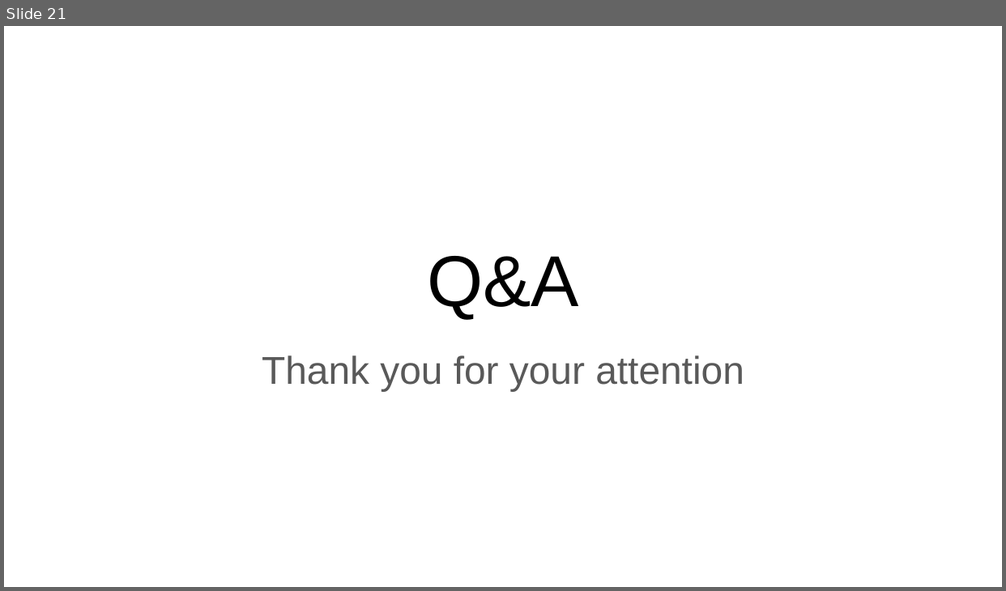
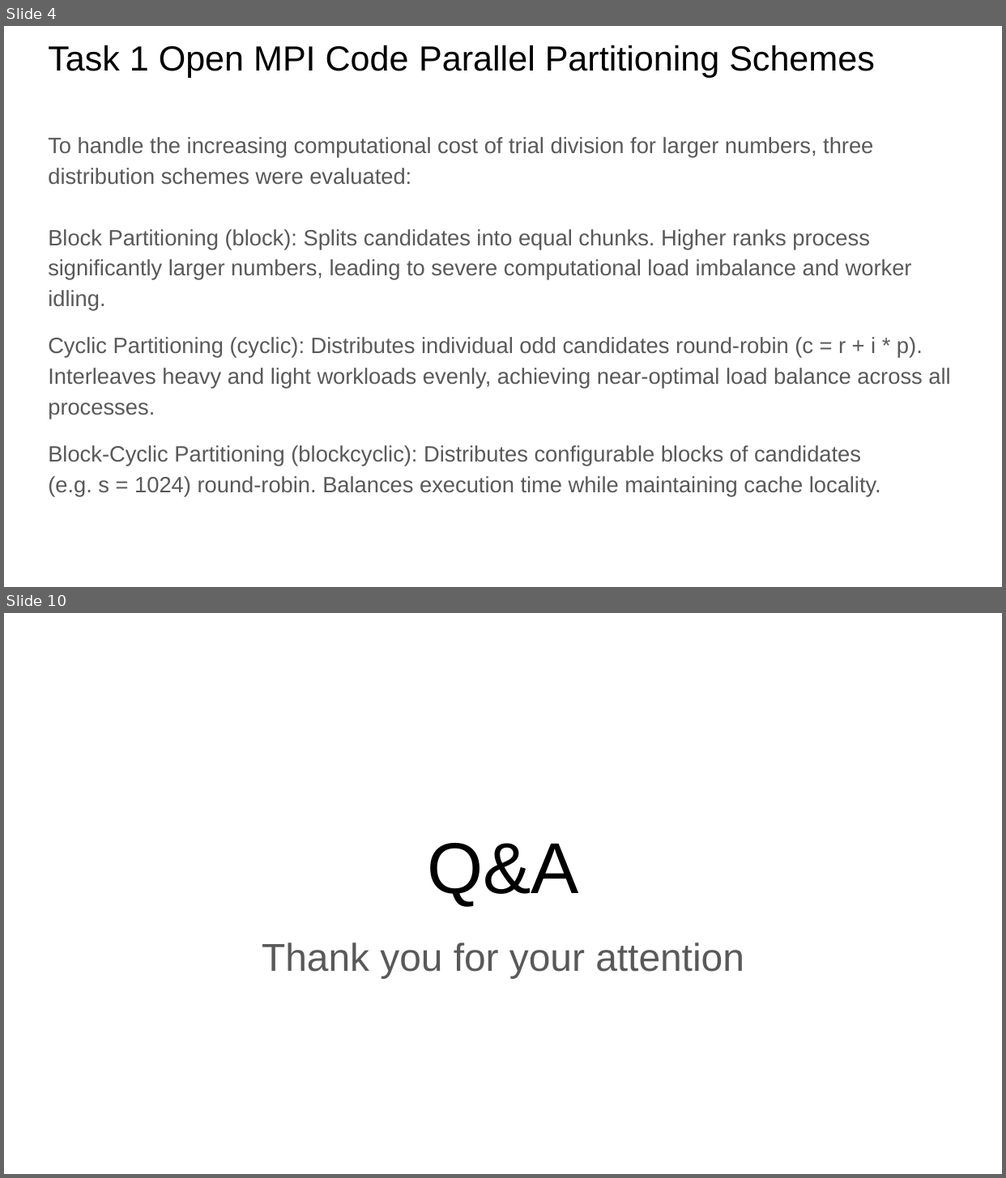
Before and after one commit to loolishen/FIT3143_Lab1, a slide deck: lab_2/FIT3143 Lab 2.pptx. Shown one above the other, each under a label of ours: slide 21 before the commit, slides 4 and 10 after it; the slides between them are not shown. The pictures are 1006x591 and 1006x1178 pixels, drawn with LibreOffice and Linux fonts; fonts in the diff are those of the drawing. Boxes give left, top, right and bottom in pixels: in the first picture for what was removed or moved away, otherwise in the second. Text is boxed around its words. In the diff, an @@ line names an element or a change of style, - is before the commit and + after.

```diff
--- a/lab_2/FIT3143 Lab 2.pptx
+++ b/lab_2/FIT3143 Lab 2.pptx
@@ slide 4 added at (4, 26, 1002, 587), background #FFFFFF @@
@@ title added at (48, 45, 875, 77), 25.2 pt, text #000000 @@
+Task 1 Open MPI Code Parallel Partitioning Schemes
@@ text added at (48, 137, 950, 497), 16 pt, text #595959 @@
+To handle the increasing computational cost of trial division for larger numbers, three distribution schemes were evaluated:
+Block Partitioning (block): Splits candidates into equal chunks. Higher ranks process significantly larger numbers, leading to severe computational load imbalance and worker idling.
+Cyclic Partitioning (cyclic): Distributes individual odd candidates round-robin (c = r + i * p). Interleaves heavy and light workloads evenly, achieving near-optimal load balance across all processes.
+Block-Cyclic Partitioning (blockcyclic): Distributes configurable blocks of candidates
+(e.g. s = 1024) round-robin. Balances execution time while maintaining cache locality.
@@ what was slide 21 is now slide 10 @@
```
Also in this commit, not shown: 1 slide changed, 7 other slides added, 19 slides removed.
